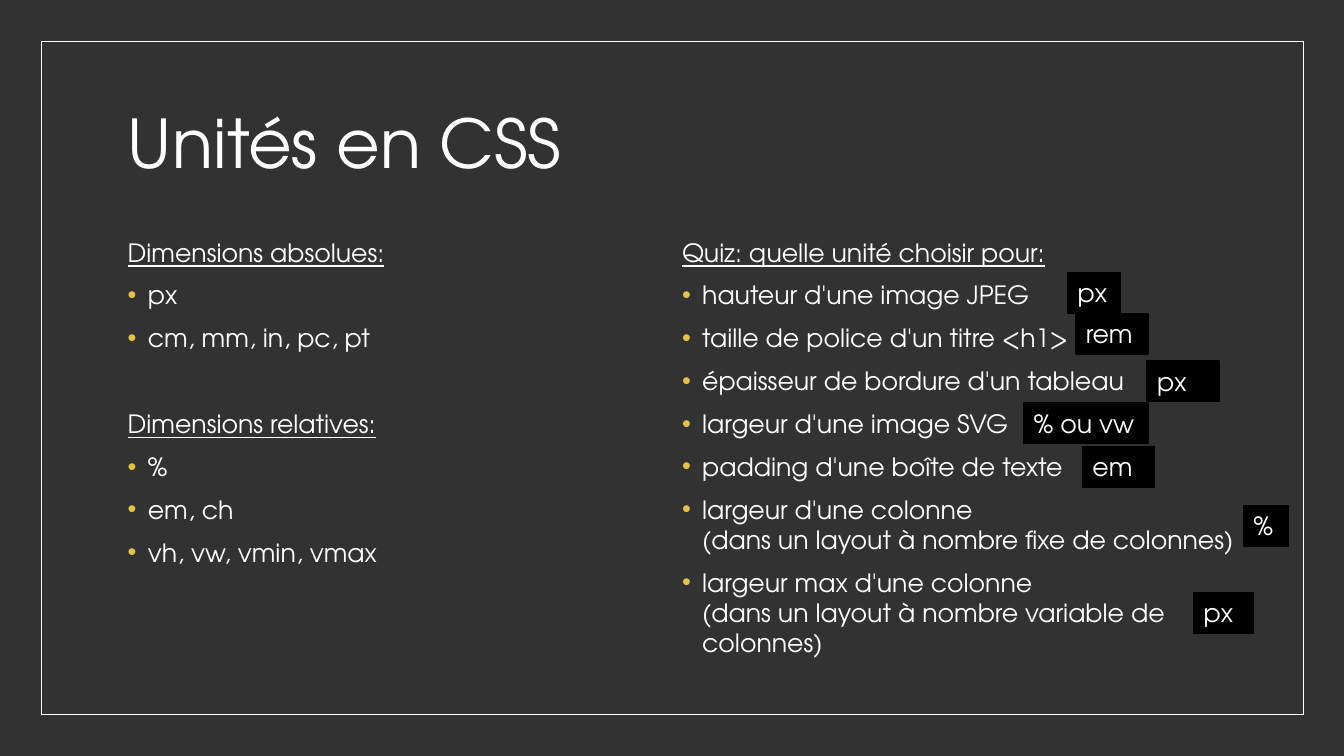
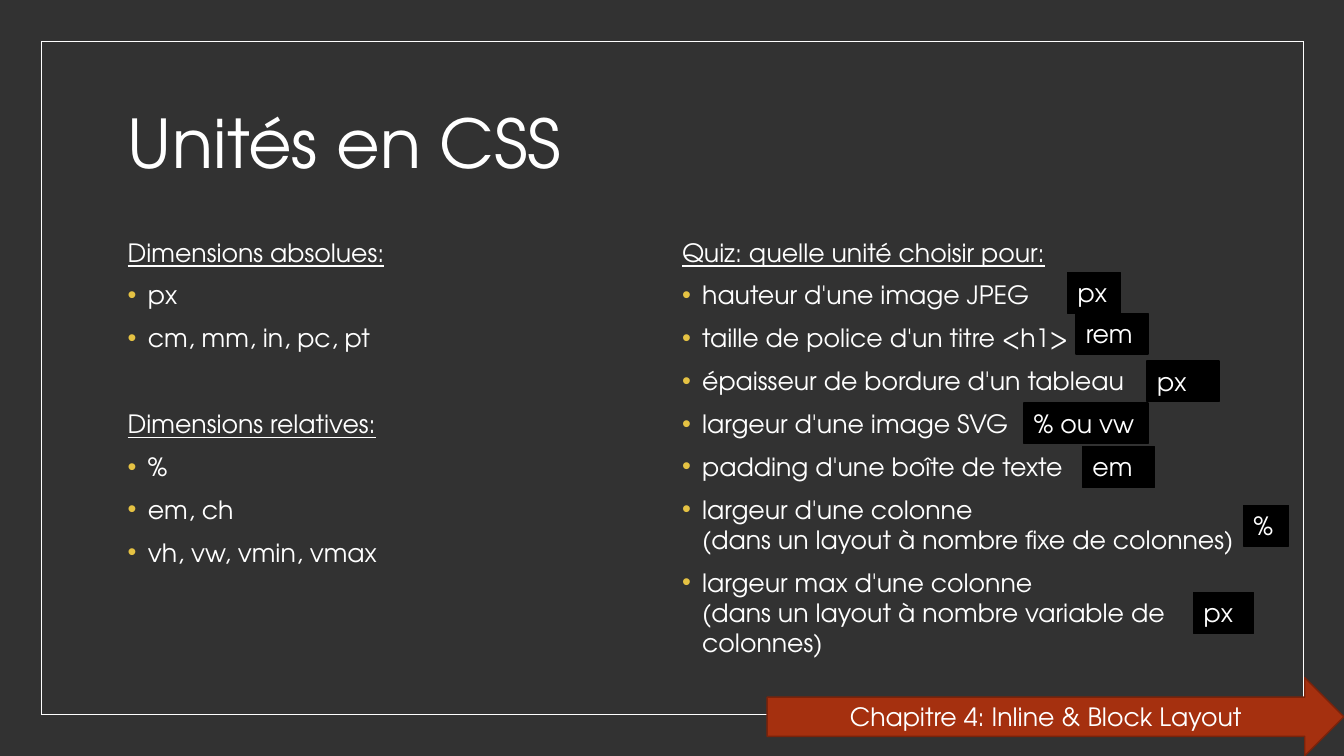
Before and after one commit to worldline/html-css-training, a slide deck: slide 12 of presenter_fr.pptx (slide 11 before the commit). Drawn at 1344x756 pixels with LibreOffice and Linux fonts; fonts in the diff are those of the drawing. Boxes give left, top, right and bottom in pixels: in the first picture for what was removed or moved away, otherwise in the second. Text is boxed around its words. In the diff, an @@ line names an element or a change of style, - is before the commit and + after.

```diff
--- a/presenter_fr.pptx
+++ b/presenter_fr.pptx
@@ right arrow added at box(767, 678, 1344, 756), fill #A5300F, outline #7A240B 1 pt, 18 pt, text #FFFFFF @@
+Chapitre 4: Inline & Block Layout
```
Also in this commit, not shown: 2 other slides changed, 5 slides added, 1 other file.
